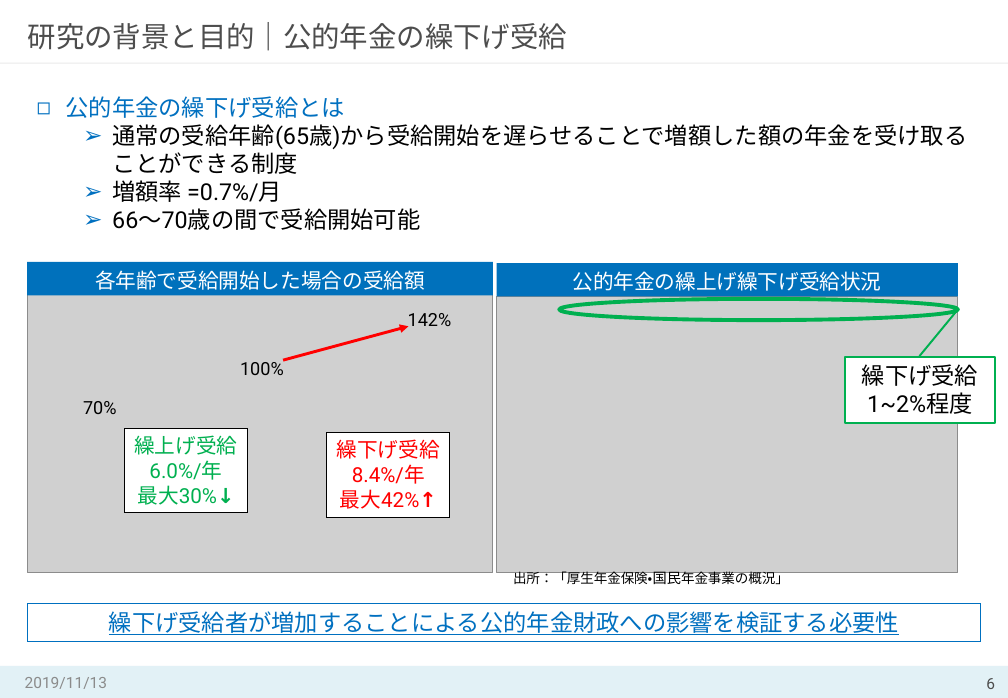
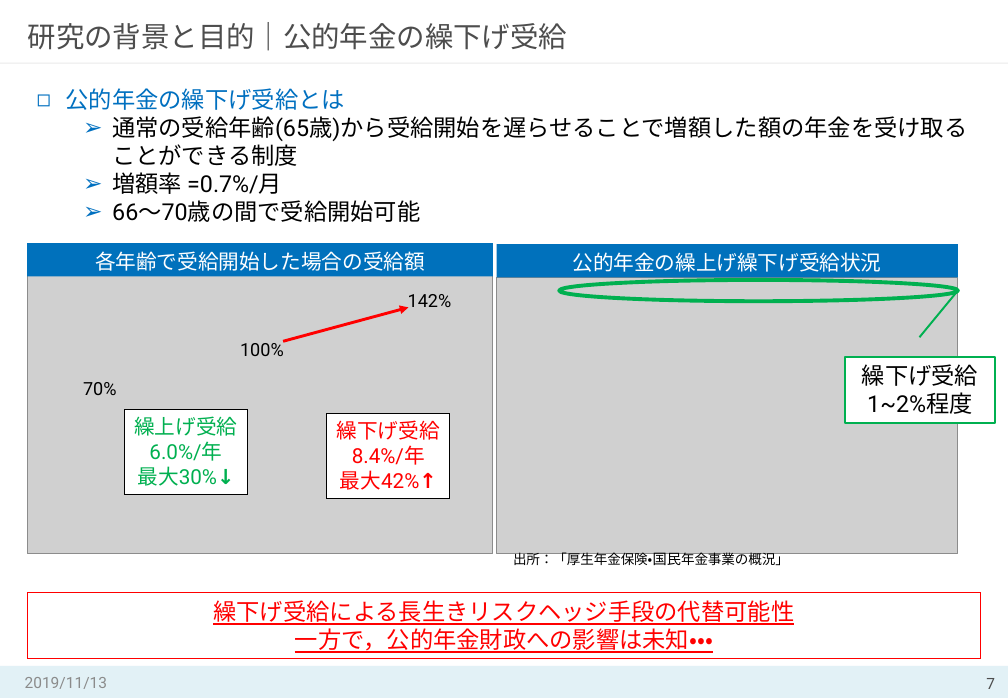
Before and after one commit to MasahiroShibahara/Open, a slide deck: slide 7 of Masahiro_Shibahara①.pptx (slide 6 before the commit). Drawn at 1008x698 pixels with LibreOffice and Linux fonts; fonts in the diff are those of the drawing; grey boxes stand for pictures. Boxes give left, top, right and bottom in pixels: in the first picture for what was removed or moved away, otherwise in the second. Text is boxed around its words. In the diff, an @@ line names an element or a change of style, - is before the commit and + after.

```diff
--- a/Masahiro_Shibahara①.pptx
+++ b/Masahiro_Shibahara①.pptx
@@ text "公的年金の繰下げ受給とは": place and size @@
-text "公的年金の繰下げ受給とは" at <box>66,96,967,230</box>
+text "公的年金の繰下げ受給とは" at <box>66,88,967,222</box>
@@ 4 texts, 4 rectangles, 2 pictures, 1 ellipse, 1 line, 1 arrow: place and size @@
-4 texts, 4 rectangles, 2 pictures, 1 ellipse, 1 line, 1 arrow at <box>27,262,959,584</box>
+4 texts, 4 rectangles, 2 pictures, 1 ellipse, 1 line, 1 arrow at <box>27,243,959,565</box>
@@ rectangle "繰下げ受給による長生きリスクヘッジ手段の代替可能性": place and size @@
-rectangle "繰下げ受給による長生きリスクヘッジ手段の代替可能性" at <box>27,603,980,640</box>
+rectangle "繰下げ受給による長生きリスクヘッジ手段の代替可能性" at <box>27,593,980,659</box>
@@ rectangle "繰下げ受給による長生きリスクヘッジ手段の代替可能性" at <box>27,593,980,659</box>: outline #0070C0 0.75 pt to #FF0000 0.75 pt @@
@@ text in rectangle at <box>213,600,794,653</box>: text changed; text colour #0070C0 to #FF0000 @@
-繰下げ受給者が増加することによる公的年金財政への影響を検証する必要性
+繰下げ受給による長生きリスクヘッジ手段の代替可能性
+一方で，公的年金財政への影響は未知・・・
@@ page number at <box>986,678,995,689</box>: text changed @@
-6
+7
```
Also in this commit, not shown: 23 other slides changed, 4 slides added, 1 slide removed.
